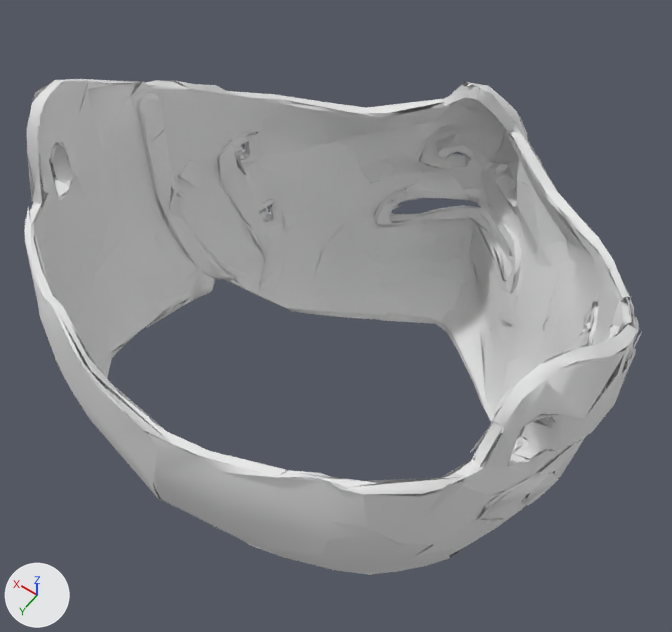
Before and after pictures for a commit that changed the FBX model Accessories/Mempo_F.fbx.
Before and after are seen from a 50 mm camera at (-0.088, 0.177, 1.78) aimed at (0.03, 0.013, 1.521). Every picture has the same lights, and +X, +Y and +Z are marked at lower left. The first picture is the older version. Vertices at exactly the same position are counted once.

Names of what the first picture shows: 'Mempo'.
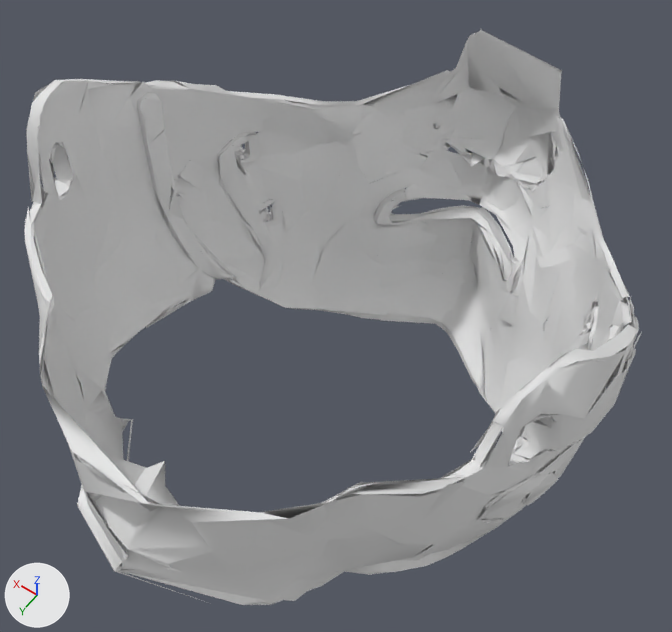
What the commit changed:
me_mesh_0 is used by ob_mempo; location (0.0, 0.0, 0.0).
Before the commit, vertices of me_mesh_0: 1768 (0.062, -0.037, 1.445) at pixel (342, 317), 1894 (0.076, -0.021, 1.455) at pixel (296, 311), 1895 (0.075, -0.022, 1.454) at pixel (298, 312), 1899 (0.077, -0.02, 1.455) at pixel (292, 311).
me_mesh_0 had 7642 vertices, 6000 faces and spanned x -0.069..0.122, y -0.104..0.105, z 1.436..1.606.
me_mesh_0 now has 7642 vertices, 6000 faces and spans x -0.069..0.122, y -0.104..0.126, z 1.436..1.606.
me_mesh_0 part 1: 786 of 7642 vertices moved; they spanned x -0.04..0.082, y -0.101..-0.036, z 1.499..1.571 and now span x -0.041..0.083, y -0.102..-0.036, z 1.497..1.576; mean shift (0.0, -0.006, -0.001); largest move (0.026, -0.067, 1.566) -> (0.04, -0.092, 1.572).
me_mesh_0 part 2: 135 of 7642 vertices moved; they spanned x -0.062..0.073, y 0.024..0.105, z 1.512..1.605 and now span x -0.065..0.075, y 0.024..0.126, z 1.508..1.605; mean shift (0.001, 0.009, 0.0); largest move (0.024, 0.094, 1.514) -> (0.028, 0.126, 1.52).
me_mesh_0 part 3: 6 of the vertices in x -0.028..-0.022, y -0.021..-0.016, z 1.456..1.461 are moved by (-0.002, -0.002, 0.001).
me_mesh_0 part 4: all 3 vertices in x -0.014, y -0.031, z 1.448 are moved by (0.0, -0.003, 0.002).
Part 5, on me_mesh_0:
Vertices 1768, 1894, 1895, 1899 of me_mesh_0 move by (0.001, -0.001, 0.001).
Vertex 1751 of me_mesh_0 moves from (0.057, -0.041, 1.443) at pixel (356, 318) to (0.058, -0.042, 1.444) at pixel (356, 315).
Vertex 1764 of me_mesh_0 moves from (0.069, -0.029, 1.452) at pixel (319, 311) to (0.069, -0.03, 1.453) at pixel (319, 309).
Vertex 1776 of me_mesh_0 moves from (0.068, -0.029, 1.453) at pixel (320, 311) to (0.069, -0.03, 1.453) at pixel (320, 309).
Vertex 1784 of me_mesh_0 moves from (0.069, -0.028, 1.45) at pixel (318, 314) to (0.07, -0.03, 1.451) at pixel (318, 310).
Vertex 1900 of me_mesh_0 moves from (0.077, -0.02, 1.456) at pixel (292, 310) to (0.078, -0.021, 1.456) at pixel (292, 308).
Other edits to the shape of me_mesh_0 do not show in these pictures.

Location of each change, [x1, y1, x2, y2] in pixels of the pictures (672 x 632 px; the box of a moved part takes in the faces that stretch with it):
'Mempo', reshaped (16% taller)
    before: [24, 79, 642, 575]
    after: [24, 30, 642, 605]
part 1 of me_mesh_0, moved or reshaped
    before: [276, 82, 614, 323]
    after: [276, 30, 614, 323]
part 2 of me_mesh_0, moved or reshaped
    before: [40, 294, 629, 572]
    after: [39, 295, 629, 605]
part 3 of me_mesh_0, moved or reshaped (mostly hidden)
    before: [475, 381, 495, 422]
    after: [485, 397, 494, 410]
part 4 of me_mesh_0, moved or reshaped
    before: [470, 371, 495, 417]
    after: [470, 371, 495, 411]
part 5 of me_mesh_0, moved or reshaped
    before: [264, 287, 386, 319]
    after: [286, 287, 386, 318]
